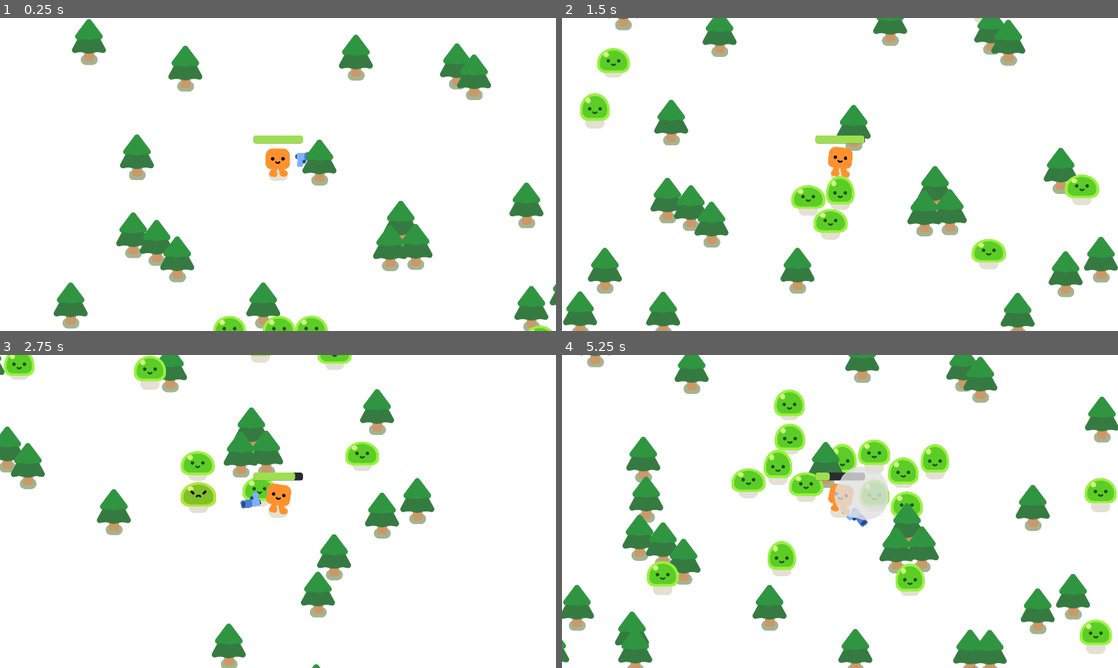
Above: before the commit, frames 1-4 (two rows, left to right).
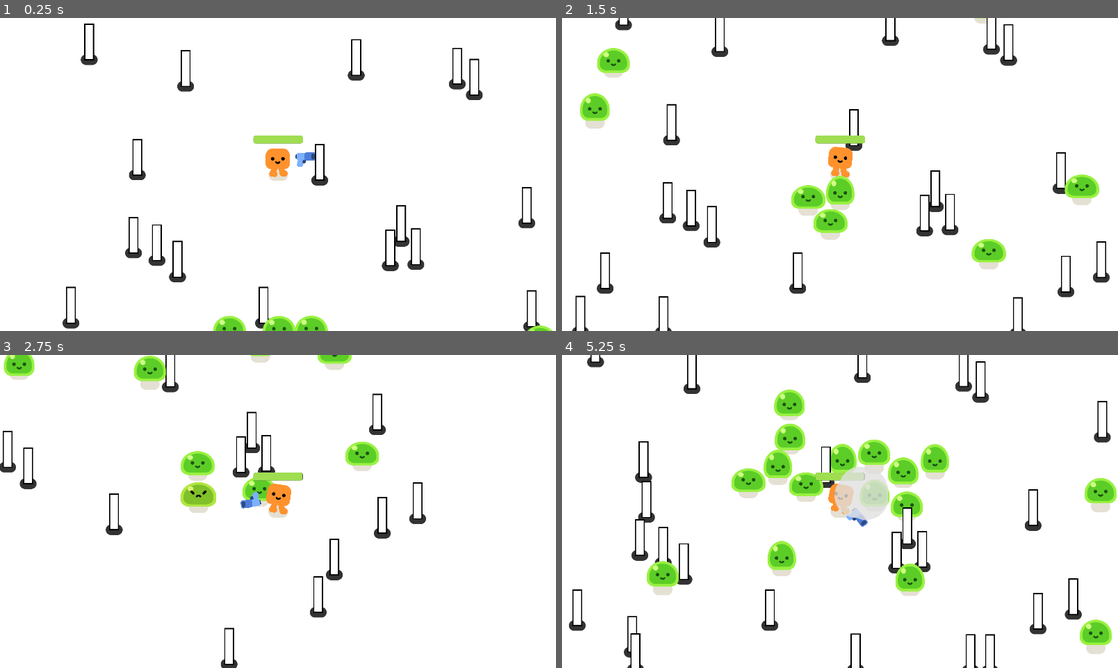
Above: after the commit, the same moments.

Repository: Alyosha-ctrl/foolJam2025
Game: Godot game, scene res://tower_survival.tscn
The game is run twice, just before and just after one commit, with the same random seed, the same clock (stepped at 60 frames per second) and the same inputs.
Inputs:
- Up to frame 1 (0.25 s): no input
- Up to frame 2 (1.5 s): hold D (move_right) 0.53-1.28 s; hold S (move_down) from 1.28 s (still down)
- Up to frame 3 (2.75 s): release S (move_down) at 2.03 s; hold D (move_right) from 2.03 s (still down)
- Up to frame 4 (5.25 s): release D (move_right) at 2.78 s; hold W (move_up) 2.78-3.53 s; hold A (move_left) 3.53-5.03 s; hold S (move_down) from 5.03 s (still down)

The runs differ from the first frame. In frame 1, 8.8% of the frame differs, in the area x 9-100%, y 0-100%; in frame 2, 10%; in frame 3, 6.6%; in frame 4, 12%, in the area x 0-100%, y 0-100%.

Commit message:
Added stats to Player and Mob, Replaced tree with pillar
Added the 5 stats to the player and mob, with the mob also getting the type stat. Additionally In order to make it more of a simple and less corporate style the tree png was replaced with a black color rect object with a white polygon2d object in front of it, in order to have a white box with a black outline.

Diff:
--- a/mob.gd
+++ b/mob.gd
@@ -1,6 +1,11 @@
 extends CharacterBody2D
 
 var health = 3
+var strength = 1
+var grace = 1
+var power = 1
+var control = 1
+var defense = 1
 @onready var player = get_node("/root/Game/Player")
 func _ready() -> void:
 	$%Slime.play_walk()
--- /dev/null
+++ b/pillar.tscn
@@ -0,0 +1,36 @@
+[gd_scene load_steps=4 format=3 uid="uid://dgt6u56l0ew47"]
+
+[ext_resource type="Texture2D" uid="uid://b7rhtttevhxtj" path="res://characters/ground_shadow.png" id="1_tcmdu"]
+[ext_resource type="Texture2D" uid="uid://caqfk2xng5v5u" path="res://trees/pine_tree.png" id="2_r8rte"]
+
+[sub_resource type="CircleShape2D" id="CircleShape2D_ikdqj"]
+radius = 19.105
+
+[node name="Pillar" type="StaticBody2D"]
+
+[node name="GroundShadow" type="Sprite2D" parent="."]
+modulate = Color(0.2, 0.2, 0.2, 1)
+position = Vector2(0.0769196, 12)
+scale = Vector2(0.692308, 0.692308)
+texture = ExtResource("1_tcmdu")
+
+[node name="CollisionShape2D" type="CollisionShape2D" parent="."]
+position = Vector2(0.0769196, 0)
+shape = SubResource("CircleShape2D_ikdqj")
+
+[node name="PineTree" type="Sprite2D" parent="."]
+visible = false
+position = Vector2(-1, -59)
+texture = ExtResource("2_r8rte")
+
+[node name="ColorRect" type="ColorRect" parent="."]
+offset_left = -17.0
+offset_top = -113.0
+offset_right = 17.0
+offset_bottom = 14.0
+color = Color(0, 0, 0, 1)
+
+[node name="Polygon2D" type="Polygon2D" parent="."]
+position = Vector2(0.768, -0.309)
+scale = Vector2(0.766045, 1.26086)
+polygon = PackedVector2Array(-18.0968, -85.8461, 15.9677, -85.8461, 15.9667, 8.17583, -18.0968, 8.17583)
--- a/pine_tree.tscn
+++ /dev/null
@@ -1,23 +0,0 @@
-[gd_scene load_steps=4 format=3 uid="uid://dgt6u56l0ew47"]
-
-[ext_resource type="Texture2D" uid="uid://b7rhtttevhxtj" path="res://characters/ground_shadow.png" id="1_usc5w"]
-[ext_resource type="Texture2D" uid="uid://caqfk2xng5v5u" path="res://trees/pine_tree.png" id="2_ff3rl"]
-
-[sub_resource type="CircleShape2D" id="CircleShape2D_ikdqj"]
-radius = 19.105
-
-[node name="Pine_Tree" type="StaticBody2D"]
-
-[node name="GroundShadow" type="Sprite2D" parent="."]
-modulate = Color(0.640968, 0.707302, 0.562782, 1)
-position = Vector2(0.0769196, 12)
-scale = Vector2(0.692308, 0.692308)
-texture = ExtResource("1_usc5w")
-
-[node name="CollisionShape2D" type="CollisionShape2D" parent="."]
-position = Vector2(0.0769196, 0)
-shape = SubResource("CircleShape2D_ikdqj")
-
-[node name="PineTree" type="Sprite2D" parent="."]
-position = Vector2(-1, -59)
-texture = ExtResource("2_ff3rl")
--- a/player.gd
+++ b/player.gd
@@ -1,8 +1,13 @@
 extends CharacterBody2D
 
 signal death
-var health = 25.0
-var max_health = 25.0
+var strength = 1
+var grace = 1
+var power = 1
+var control = 1
+var defense = 1
+var max_health = 1000
+var health = max_health*1
 
 func _physics_process(delta: float) -> void:
 	var direction = Input.get_vector("move_left", "move_right", "move_up", "move_down")
--- a/tower_survival.gd
+++ b/tower_survival.gd
@@ -18,7 +18,7 @@
 
 func spawn_object():
 	#later will be a random object now is just a tree soo to be pillar.
-	const PILLAR = preload("res://pine_tree.tscn")
+	const PILLAR = preload("res://pillar.tscn")
 	var new_object = PILLAR.instantiate()
 	#Randomly create's the mob on a point along the path
 	%PathFollow2D.progress_ratio = randf()
@@ -37,6 +37,5 @@
 	%game_over_screen.visible = true
 
 func _on_restart_button_button_down() -> void:
-	print("Inside restart button")
 	%game_over_screen.visible = false
 	get_tree().reload_current_scene()
--- a/tower_survival.tscn
+++ b/tower_survival.tscn
@@ -2,7 +2,7 @@
 
 [ext_resource type="PackedScene" uid="uid://jr86s26ll4l" path="res://player.tscn" id="1_bauih"]
 [ext_resource type="Script" uid="uid://bs6xgcq4r3cwj" path="res://tower_survival.gd" id="1_wghd7"]
-[ext_resource type="PackedScene" uid="uid://dgt6u56l0ew47" path="res://pine_tree.tscn" id="2_qe1ew"]
+[ext_resource type="PackedScene" uid="uid://dgt6u56l0ew47" path="res://pillar.tscn" id="2_qe1ew"]
 
 [sub_resource type="Curve2D" id="Curve2D_od0vt"]
 _data = {
